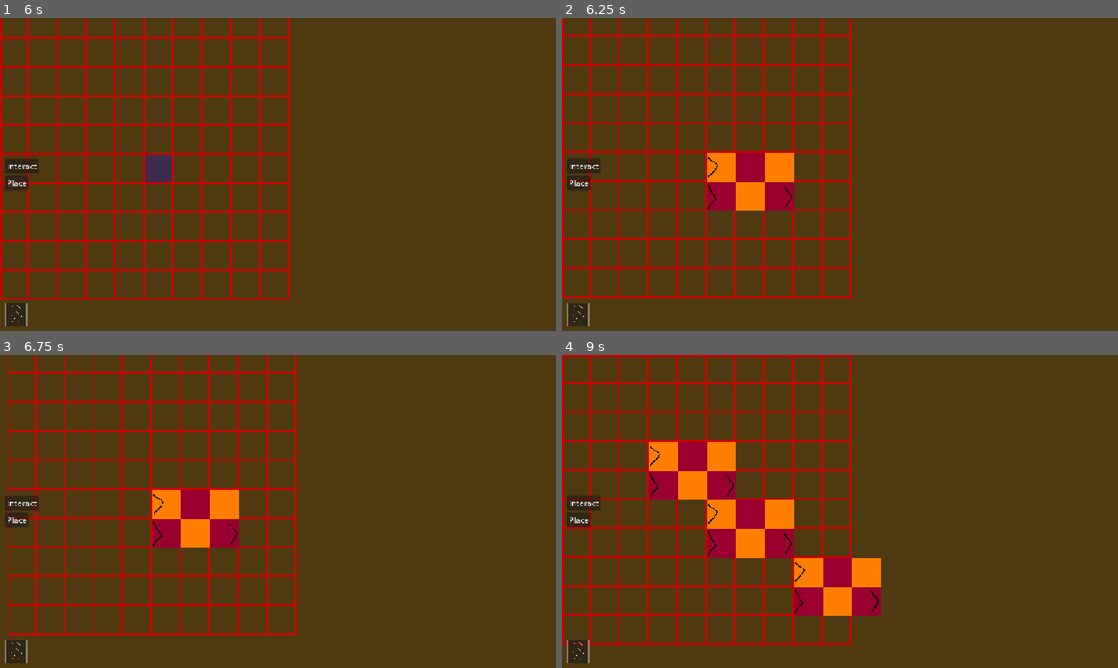
Above: before the commit, frames 1-4 (two rows, left to right).
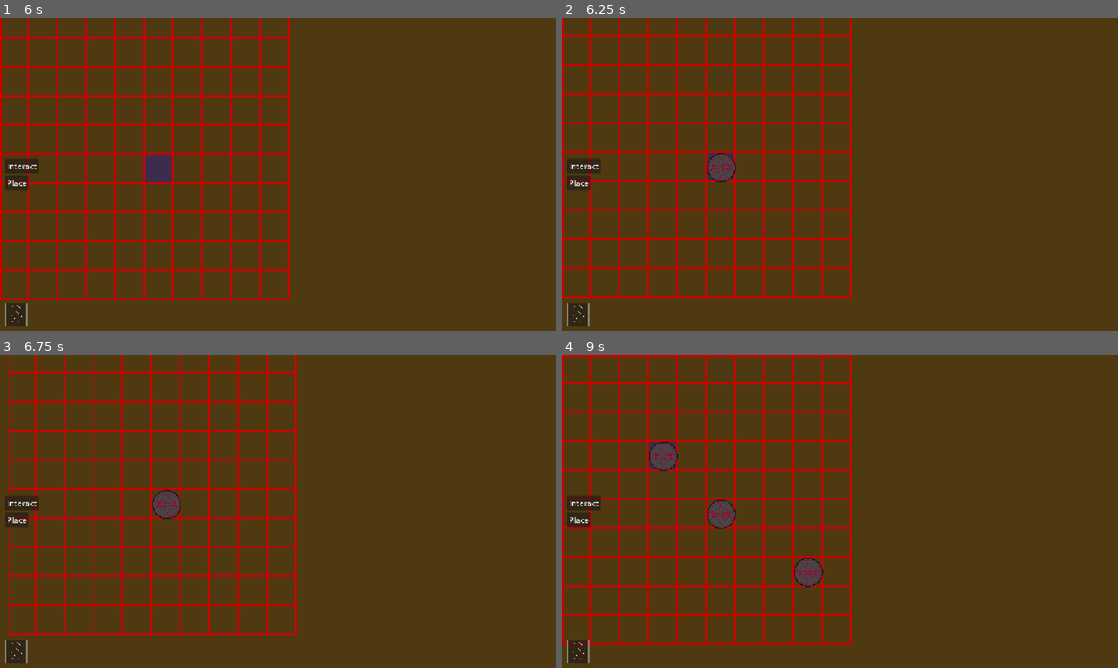
Above: after the commit, the same moments.

Repository: maksymiblue12/TFMG-Mania
Game: Godot game, scene res://world/world.tscn
Same seed, same stepped clock (60 frames per second), same inputs: the game is played once before the commit and once after it.
Inputs (mouse positions are in pixels of both pictures, inside the frame that each line leads up to):
- Up to frame 1 (6 s): click "Interact" at 0.5 s; click "Place" at 1.25 s; click "Interact" at 2 s; click "Place" at 2.75 s; click "Interact" at 3.5 s; click "Place" at 4.25 s; tap Enter at 5 s; move the mouse to (400, 158) at 5.02 s; press the mouse at (400, 158) at 5.03 s; tap Space at 5.75 s; move the mouse to (166, 190) at 5.77 s; release the mouse at (166, 190) at 5.78 s; tap S (camera_down) at 5.85 s
- Up to frame 2 (6.25 s): click (728, 190) at 6.05 s
- Up to frame 3 (6.75 s): tap Enter at 6.5 s; move the mouse to (333, 442) at 6.52 s; press the mouse at (333, 442) at 6.53 s; tap A (camera_left) at 6.6 s
- Up to frame 4 (9 s): tap Space at 7.25, 8.75 s; move the mouse to (812, 574) at 7.27 s; release the mouse at (812, 574) at 7.28 s; tap D (camera_right) at 7.35 s; click (812, 574) at 7.55 s; tap Enter at 8 s; move the mouse to (1006, 558) at 8.02 s; press the mouse at (1006, 558) at 8.03 s; tap W (camera_up) at 8.1 s; move the mouse to (673, 464) at 8.77 s; release the mouse at (673, 464) at 8.78 s; click (673, 464) at 8.85 s

Frame 1 is identical in both runs. In frame 2, 2.9% of the frame differs, in the area x 26-42%, y 43-62%; in frame 3, 2.9%; in frame 4, 8.7%, in the area x 15-58%, y 27-84%.
Error before the commit: Invalid access to property or key 'output' on a base object of type 'Dictionary'. (res://tiles/machines/furnace/furnace.gd:20)

Commit message:
item creator screen

Diff:
--- a/game_constants.gd
+++ b/game_constants.gd
@@ -35,7 +35,7 @@
 var ITEM_TYPE_TO_TEXTURE={
 	ITEM_TYPE.NONE:preload("res://assets/textures/items/none.png"),
 	ITEM_TYPE.iron:preload("res://assets/textures/items/iron.png"),
-	ITEM_TYPE.coal:preload("res://assets/textures/items/none.png"),
+	ITEM_TYPE.coal:preload("res://assets/textures/items/coal.png"),
 }
 
 enum TOOL_TYPE {interact,place}
--- a/game_state.gd
+++ b/game_state.gd
@@ -3,14 +3,14 @@
 signal rotated_tile_to_place
 
 var belt_manager:BeltManager
+var ui:UI
 var recipe_manager:RecipeManager=RecipeManager.new()
 
-var tile_to_place:Building=Furnace.new()
+var tile_to_place:Building=ItemCreator.new()
 
 var tool:GameConstants.TOOL_TYPE=GameConstants.TOOL_TYPE.interact
 
-func _ready() -> void:
-	belt_manager=get_tree().root.get_node("/root/world/BeltManager")
+var showing_screen:bool=false
 
 func get_placable_tile():
 	return tile_to_place.get_copy()
@@ -19,6 +19,7 @@
 	tile_to_place=tile.instantiate()
 
 func _input(event: InputEvent) -> void:
+	if (showing_screen): return
 	if (event.is_action_pressed("rotate_building")):
 		tile_to_place.rotate_tile()
 		rotated_tile_to_place.emit()
--- a/systems/belt_path/belt_manager.gd
+++ b/systems/belt_path/belt_manager.gd
@@ -6,6 +6,9 @@
 var current_id:int=0
 
 var belt_paths:Array[BeltPath]=[]
+
+func _ready() -> void:
+	GameState.belt_manager=self
 
 func is_belt(sq:Square,dir:GameConstants.DIRECTION):
 	return sq and sq.has_tile and sq.tile.has_component("basic_belt") and sq.tile.get_direction()==dir
--- a/systems/belt_path/belt_path.gd
+++ b/systems/belt_path/belt_path.gd
@@ -63,7 +63,7 @@
 	var item:BeltItem=BELT_ITEM.instantiate()
 	add_child(item)
 	items.append(item)
-	item.item_type=item_type
+	item.create(item_type)
 
 func can_add_item():
 	return get_distance_to_last()>=item_spacing or items.is_empty()
--- a/tiles/debug/item_creator/item_creator.gd
+++ b/tiles/debug/item_creator/item_creator.gd
@@ -1,7 +1,11 @@
 class_name ItemCreator
 extends BaseBuilding
 
+@onready var timer:Timer=$Timer
+
 var SCREEN=preload("res://tiles/debug/item_creator/item_creator_screen.tscn")
+
+var item_type:GameConstants.ITEM_TYPE=GameConstants.ITEM_TYPE.iron
 
 func _init() -> void:
 	super._init()
@@ -11,10 +15,17 @@
 	rotatable=false
 
 func on_interact():
-	GameState.ui.show_screen(SCREEN)
+	var s=SCREEN.instantiate()
+	s.load_data(item_type,timer.wait_time,self.on_close_screen)
+	GameState.ui.show_screen(s)
+
+func on_close_screen(new_item_type:GameConstants.ITEM_TYPE,new_frequence:float):
+	item_type=new_item_type
+	timer.start(new_frequence)
+	GameState.ui.hide_screen()
 
 func _on_timer_timeout():
 	for i in GameConstants.DIRECTION.values():
 		var t=square.get_direction_neighbours()[i]
 		if (t and t.has_tile and t.tile.has_component("item_acceptor")):
-			t.tile.try_accept_item(GameConstants.ITEM_TYPE.iron,i)
+			t.tile.try_accept_item(item_type,i)
--- /dev/null
+++ b/tiles/debug/item_creator/item_creator_screen.gd
@@ -0,0 +1,26 @@
+class_name ItemCreatorScreen
+extends Control
+
+@onready var item_option:OptionButton=$CenterContainer/Panel/MarginContainer/VBoxContainer/HBoxContainer/OptionButton
+@onready var frequence_option:SpinBox=$CenterContainer/Panel/MarginContainer/VBoxContainer/HBoxContainer/SpinBox
+
+var ITEM_TYPE_TO_ID:Dictionary={
+	GameConstants.ITEM_TYPE.iron:0,
+	GameConstants.ITEM_TYPE.coal:1,
+}
+
+var item_type:GameConstants.ITEM_TYPE
+var frequence:float
+var end_function:Callable
+
+func load_data(_item_type:GameConstants.ITEM_TYPE,_f:float,_end_function:Callable):
+	item_type=_item_type
+	frequence=_f
+	end_function=_end_function
+
+func _ready() -> void:
+	item_option.select(ITEM_TYPE_TO_ID[item_type])
+	frequence_option.value=frequence
+
+func _on_button_pressed() -> void:
+	end_function.call(ITEM_TYPE_TO_ID.find_key(item_option.selected),frequence_option.value)
--- a/tiles/debug/item_creator/item_creator_screen.tscn
+++ b/tiles/debug/item_creator/item_creator_screen.tscn
@@ -1,4 +1,6 @@
 [gd_scene format=3 uid="uid://41wknp0by8ll"]
+
+[ext_resource type="Script" uid="uid://cia6cmsd6uw6n" path="res://tiles/debug/item_creator/item_creator_screen.gd" id="1_pdkxt"]
 
 [sub_resource type="StyleBoxFlat" id="StyleBoxFlat_hk3cl"]
 bg_color = Color(0.15487596, 0.154876, 0.15487587, 1)
@@ -18,6 +20,7 @@
 anchor_bottom = 1.0
 grow_horizontal = 2
 grow_vertical = 2
+script = ExtResource("1_pdkxt")
 
 [node name="CenterContainer" type="CenterContainer" parent="." unique_id=2012846914]
 layout_mode = 1
@@ -31,3 +34,55 @@
 custom_minimum_size = Vector2(300, 200)
 layout_mode = 2
 theme_override_styles/panel = SubResource("StyleBoxFlat_hk3cl")
+
+[node name="MarginContainer" type="MarginContainer" parent="CenterContainer/Panel" unique_id=1751278554]
+layout_mode = 1
+anchors_preset = 15
+anchor_right = 1.0
+anchor_bottom = 1.0
+grow_horizontal = 2
+grow_vertical = 2
+theme_override_constants/margin_left = 15
+theme_override_constants/margin_top = 15
+theme_override_constants/margin_right = 15
+theme_override_constants/margin_bottom = 15
+
+[node name="VBoxContainer" type="VBoxContainer" parent="CenterContainer/Panel/MarginContainer" unique_id=431532704]
+layout_mode = 2
+alignment = 1
+
+[node name="HBoxContainer" type="HBoxContainer" parent="CenterContainer/Panel/MarginContainer/VBoxContainer" unique_id=1703984013]
+layout_mode = 2
+size_flags_vertical = 3
+alignment = 1
+
+[node name="OptionButton" type="OptionButton" parent="CenterContainer/Panel/MarginContainer/VBoxContainer/HBoxContainer" unique_id=199424588]
+layout_mode = 2
+size_flags_vertical = 4
+selected = 0
+item_count = 2
+popup/item_0/text = "iron"
+popup/item_0/id = 0
+popup/item_1/text = "coal"
+popup/item_1/id = 1
+
+[node name="VSeparator" type="VSeparator" parent="CenterContainer/Panel/MarginContainer/VBoxContainer/HBoxContainer" unique_id=634721160]
+custom_minimum_size = Vector2(50, 0)
+layout_mode = 2
+
+[node name="SpinBox" type="SpinBox" parent="CenterContainer/Panel/MarginContainer/VBoxContainer/HBoxContainer" unique_id=94575041]
+layout_mode = 2
+size_flags_vertical = 4
+min_value = 0.1
+max_value = 2.0
+step = 0.1
+value = 1.0
+alignment = 1
+
+[node name="Button" type="Button" parent="CenterContainer/Panel/MarginContainer/VBoxContainer" unique_id=177375857]
+custom_minimum_size = Vector2(50, 0)
+layout_mode = 2
+size_flags_horizontal = 4
+text = "ok"
+
+[connection signal="pressed" from="CenterContainer/Panel/MarginContainer/VBoxContainer/Button" to="." method="_on_button_pressed"]
--- a/tiles/machines/base_multitile_building.gd
+++ b/tiles/machines/base_multitile_building.gd
@@ -10,6 +10,7 @@
 func _init() -> void:
 	super._init()
 	components.append("multitile")
+
 
 func _ready() -> void:
 	super._ready()
--- a/world/camera.gd
+++ b/world/camera.gd
@@ -8,6 +8,7 @@
 var zoom_level:int=0
 
 func _unhandled_input(event: InputEvent) -> void:
+	if (GameState.showing_screen): return
 	if (event is InputEventMouseMotion):
 		if (Input.is_action_pressed("mouse_right")):
 			position-=event.screen_relative*Vector2(1/zoom.x,1/zoom.y)
--- a/world/grid.gd
+++ b/world/grid.gd
@@ -34,7 +34,7 @@
 		for k in grids.keys():
 			var v=grids[k]
 			var mouse_pos=get_global_mouse_position()
-			if (!v["bounds"].has_point(mouse_pos)):
+			if (!v["bounds"].has_point(mouse_pos) or GameState.showing_screen):
 				v[v["selected"]]._on_mouse_exited()
 				continue
 			var pos=Vector2i((mouse_pos-v["bounds"].position)/60)
--- a/world/ui/tile_picker_option.gd
+++ b/world/ui/tile_picker_option.gd
@@ -8,20 +8,17 @@
 @onready var sprite:TextureRect=$TextureRect
 @onready var anim_player:AnimationPlayer=$AnimationPlayer
 
-var ui:UI
-
 func _ready() -> void:
 	sprite.texture=texture
 
 func _input(event: InputEvent) -> void:
-	if (!is_visible_in_tree()): return
+	if (!is_visible_in_tree() or GameState.showing_screen): return
 	if (event is InputEventMouseButton):
 		if (event.button_index==MOUSE_BUTTON_LEFT and sprite.get_rect().has_point(get_local_mouse_position())):
 			GameState.set_placable_tile(scene)
 			if (!function_to_call_name.is_empty()):
 				GameState.tile_to_place.call(function_to_call_name)
-			if (ui):
-				ui.tile_preview.update_sprite(texture,[sprite.flip_h,sprite.flip_v],sprite.material)
+			GameState.ui.tile_preview.update_sprite(texture,[sprite.flip_h,sprite.flip_v],sprite.material)
 			anim_player.play("click_tile_picker_option")
 
 func _on_mouse_entered() -> void:
--- a/world/ui/tool_picker_option.gd
+++ b/world/ui/tool_picker_option.gd
@@ -7,6 +7,6 @@
 func _ready() -> void:
 	text=tool_name
 
-
 func _on_pressed() -> void:
+	if (GameState.showing_screen): return
 	GameState.tool=tool_type
--- a/world/ui/ui.gd
+++ b/world/ui/ui.gd
@@ -7,9 +7,10 @@
 
 var tile_picker_open:bool=false
 
+var current_screen:Control
+
 func _ready() -> void:
-	for t in $MarginContainer/HBoxContainer/Panel/MarginContainer/TabContainer/Belt/VBoxContainer.get_children():
-		t.ui=self
+	GameState.ui=self
 
 func _input(event: InputEvent) -> void:
 	if (event.is_action_pressed("open_tile_picker")):
@@ -19,6 +20,15 @@
 		else:
 			anim_player.play("tile_picker_open")
 
+func show_screen(screen:Control):
+	GameState.showing_screen=true
+	$MarginContainer.add_child(screen)
+	current_screen=screen
+
+func hide_screen():
+	current_screen.queue_free()
+	GameState.showing_screen=false
+
 func on_tile_picker_opened():
 	tile_picker_open=true
 
Binary file added: assets/textures/items/coal.png
Not shown, added: assets/textures/items/coal.png.import
Not shown, added: tiles/debug/item_creator/item_creator_screen.gd.uid
